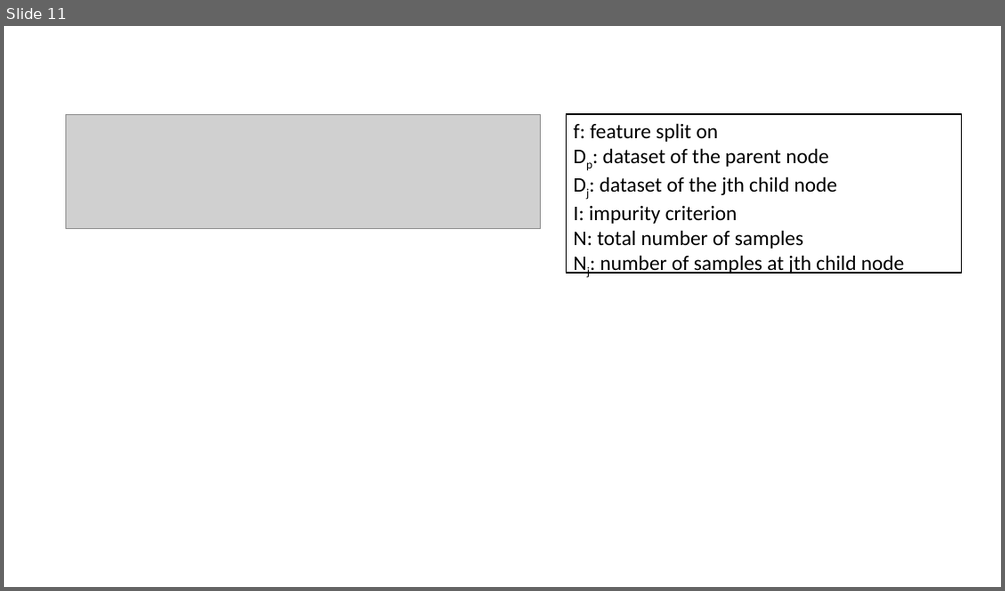
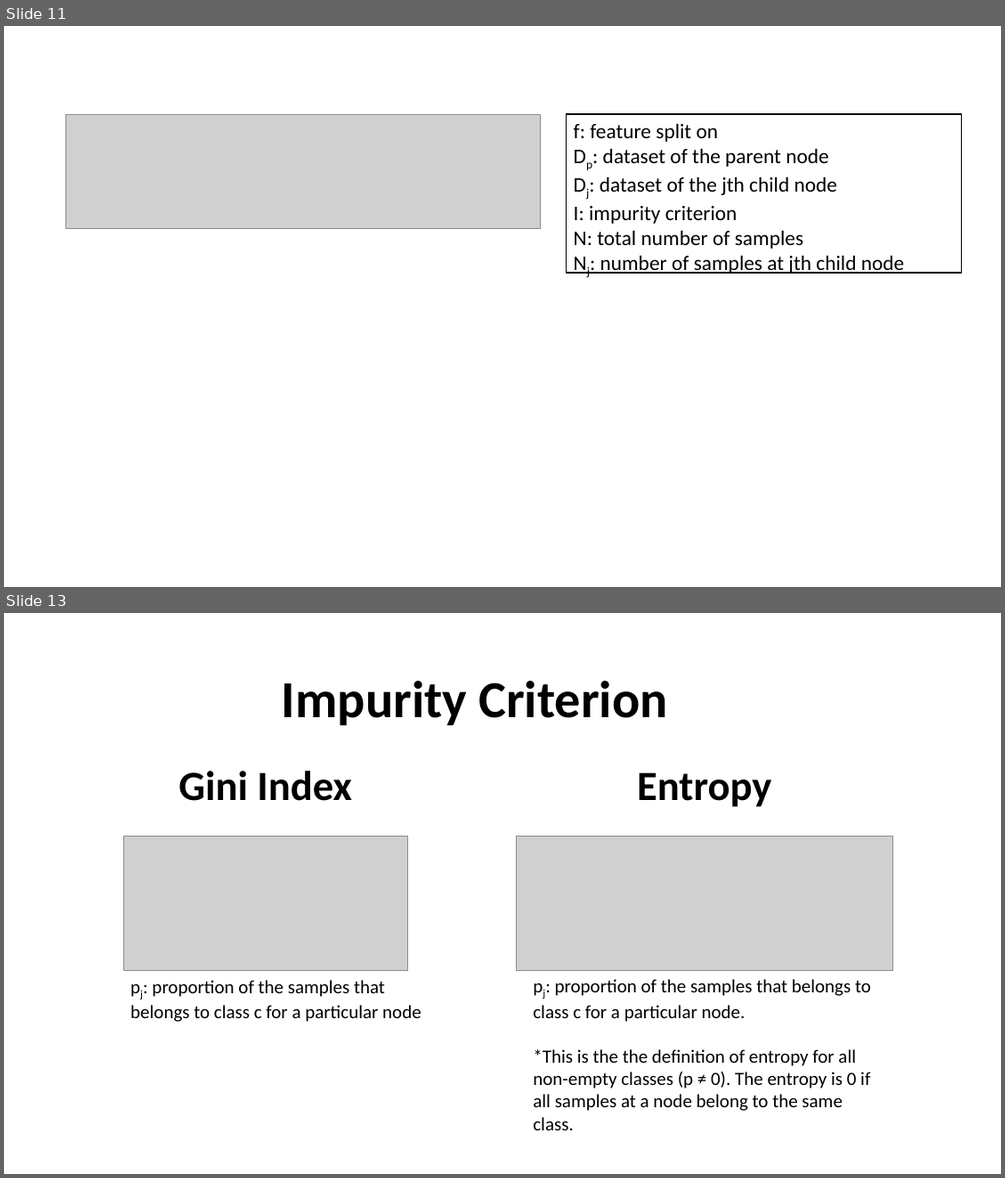
Before and after one commit to mGalarnyk/Python_Tutorials, a slide deck: Sklearn/DecisionTrees/powerpoint/DecisionComparison.pptx. Shown one above the other, each under a label of ours: slide 11 before the commit, slides 11 and 13 after it; the slides between them are not shown. The pictures are 1005x591 and 1005x1178 pixels, drawn with LibreOffice and Linux fonts; fonts in the diff are those of the drawing; grey boxes stand for pictures. Boxes give left, top, right and bottom in pixels: in the first picture for what was removed or moved away, otherwise in the second. Text is boxed around its words. In the diff, an @@ line names an element or a change of style, - is before the commit and + after.

```diff
--- a/Sklearn/DecisionTrees/powerpoint/DecisionComparison.pptx
+++ b/Sklearn/DecisionTrees/powerpoint/DecisionComparison.pptx
@@ slide 13 added at [4,613,1001,1174], background #FFFFFF @@
@@ text added at [282,681,667,726], 50 pt, text #000000, bold @@
+Impurity Criterion
@@ group added at [123,771,893,1130]: 4 texts, 2 pictures @@
+pj: proportion of the samples that belongs to class c for a particular node
+Gini Index
+Entropy
+pj: proportion of the samples that belongs to class c for a particular node.
+*This is the the definition of entropy for all non-empty classes (p ≠ 0). The entropy is 0 if all samples at a node belong to the same class.
```
Also in this commit, not shown: 2 slides changed, 2 other slides added, 9 other files.
